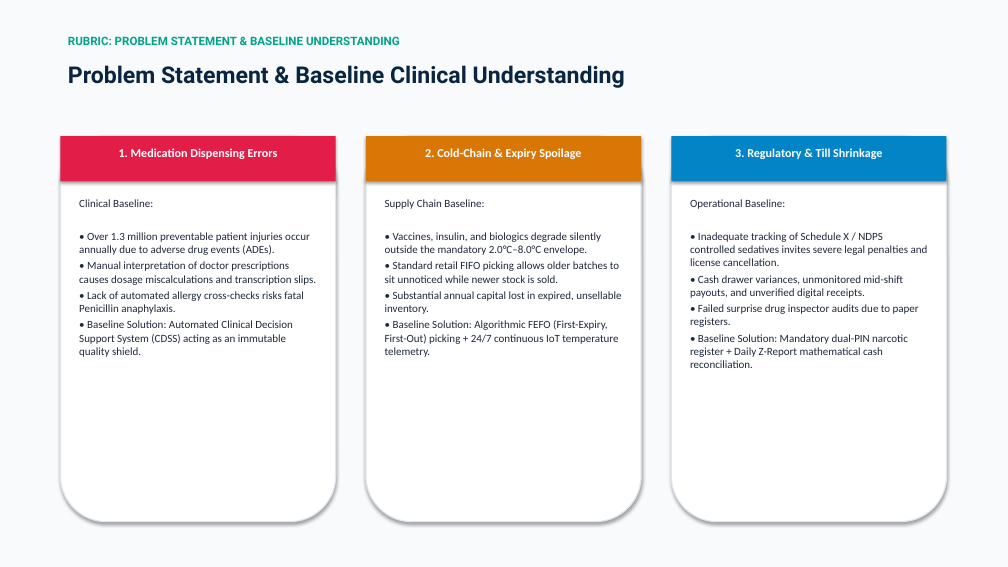
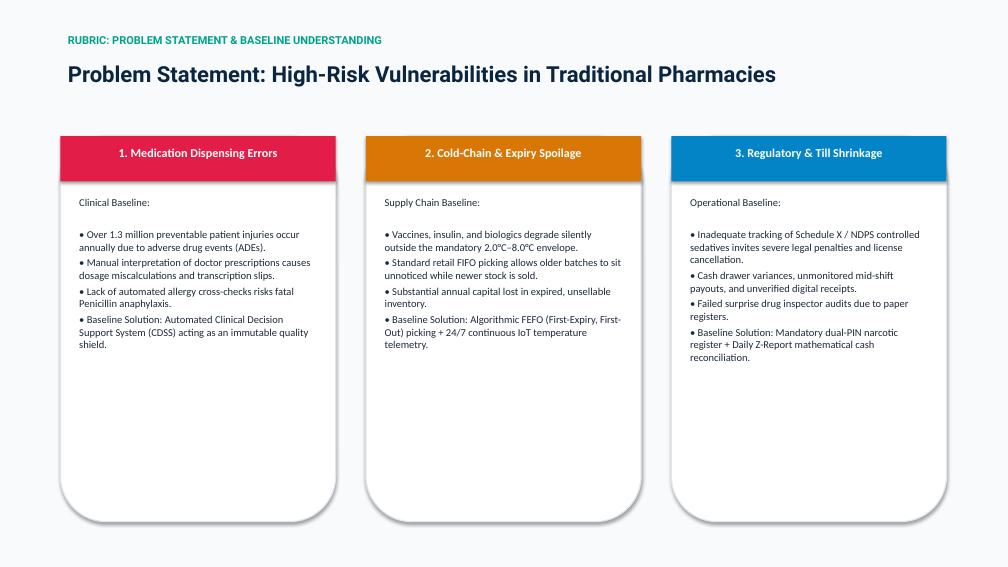
Before and after one commit to Piyush7251/Pharmacy_Management_System, a slide deck: slide 3 of TQM_Pharm_Presentation_Piyush_Bhatt.pptx (slide 2 before the commit). Drawn at 1008x567 pixels with LibreOffice and Linux fonts; fonts in the diff are those of the drawing. Boxes give left, top, right and bottom in pixels: in the first picture for what was removed or moved away, otherwise in the second. Text is boxed around its words. In the diff, an @@ line names an element or a change of style, - is before the commit and + after.

```diff
--- a/TQM_Pharm_Presentation_Piyush_Bhatt.pptx
+++ b/TQM_Pharm_Presentation_Piyush_Bhatt.pptx
@@ text "RUBRIC: PROBLEM STATEMENT & BASELINE ..." at (68,36,382,44): size 11 to 10.5 pt @@
@@ text at (68,65,776,87): text changed; size 22 to 21 pt @@
-Problem Statement & Baseline Clinical Understanding
+Problem Statement: High-Risk Vulnerabilities in Traditional Pharmacies
@@ size 10.5 to 10 pt in 3 elements at (79,198,310,348), (385,198,621,350), (690,198,920,361) @@
```
Also in this commit, not shown: 4 other slides changed, 19 slides added, 13 slides removed, 2 other files.
